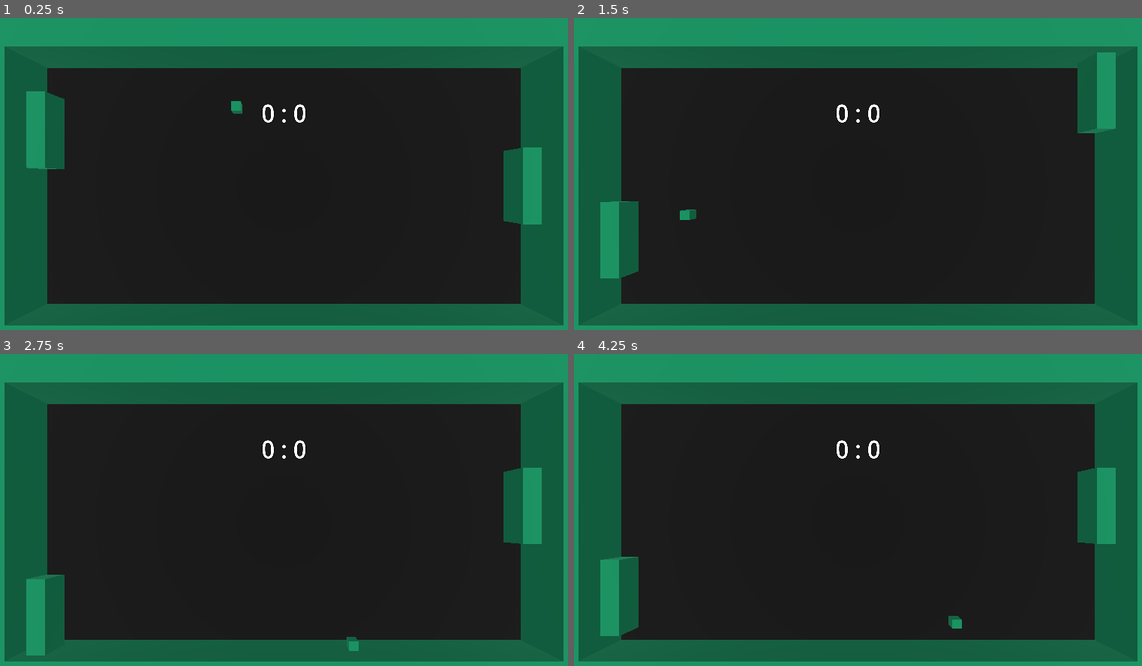
Above: before the commit, frames 1-4 (two rows, left to right).
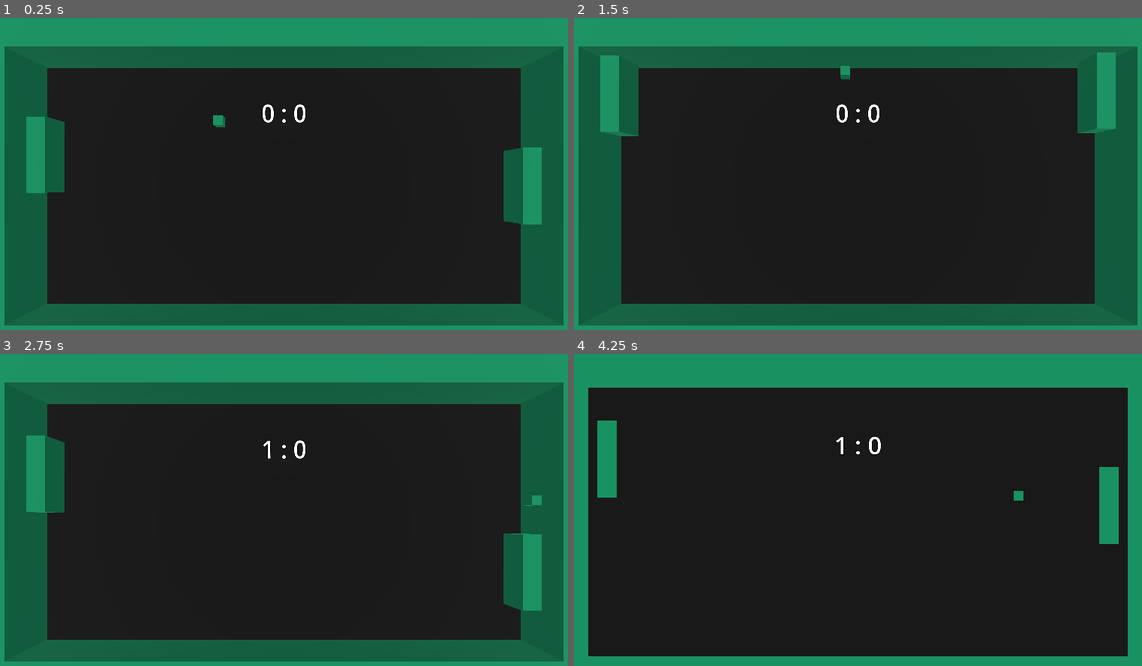
Above: after the commit, the same moments.

Repository: nathanieleh/pong
Game: Godot game, scene res://Scenes/game.tscn
Two runs of this game, one before a commit and one after it. Both use one fixed random seed, a clock stepped at 60 frames per second and the inputs below.
Inputs:
- Up to frame 1 (0.25 s): no input
- Up to frame 2 (1.5 s): hold Up (up) 0.53-1.28 s; hold Down (down) from 1.28 s (still down)
- Up to frame 3 (2.75 s): release Down (down) at 2.03 s; hold Up (up) from 2.03 s (still down)
- Up to frame 4 (4.25 s): release Up (up) at 3.53 s; hold Down (down) from 3.53 s (still down)

The runs differ from the first frame. In frame 1, 1.1% of the frame differs, in the area x 4-43%, y 23-57%; in frame 2, 3.2%; in frame 3, 5.7%; in frame 4, 26%, in the area x 0-100%, y 9-99%.

Commit message:
added bias when bouncing off paddle

Diff:
--- a/Scenes/game.tscn
+++ b/Scenes/game.tscn
@@ -33,7 +33,6 @@
 
 [node name="Opponent" parent="." instance=ExtResource("4_3dryh")]
 transform = Transform3D(1, 0, 0, 0, 1, 0, 0, 0, 1, -6.5, 0, 0)
-SPEED = 10.0
 
 [node name="Timer" type="Timer" parent="."]
 one_shot = true
--- a/Scripts/ball.gd
+++ b/Scripts/ball.gd
@@ -7,20 +7,24 @@
 
 func _on_ready() -> void:
 	randomize()
-	direction = Vector3(randf_range(-1, 1), 0, randf_range(-1, 1)).normalized()
+	direction = Vector3(randf_range(-1, 1), 0, randf_range(-0.6, 0.6)).normalized()
 	velocity = direction * speed
 
 func _physics_process(delta: float) -> void:
 	var collision = move_and_collide(velocity * delta)
 	if collision:
+		var final_direction = velocity.bounce(collision.get_normal()) # initial bounce
+		var final_length = velocity.length() # initial length
 		var collider = collision.get_collider()
 		if collider.is_class("CharacterBody3D"):
-			velocity *= impact_acceleration
-		velocity = velocity.bounce(collision.get_normal())
+			var bias = Vector3(0, 0, collider.position.z - position.z) # impact from paddle
+			final_direction += bias*10
+			final_length *= impact_acceleration
+		velocity = final_direction.normalized() * final_length
 	location.emit(position)
 
 func reset():
 	position = Vector3(0, 0, 0)
 	randomize()
-	direction = Vector3(randf_range(-1, 1), 0, randf_range(-1, 1)).normalized()
+	direction = Vector3(randf_range(-1, 1), 0, randf_range(-0.6, 0.6)).normalized()
 	velocity = direction * speed
--- a/Scripts/camera_3d.gd
+++ b/Scripts/camera_3d.gd
@@ -32,11 +32,9 @@
 	tween = create_tween()
 
 	# Animate FOV down and move camera up
-	print(str(start_zoom))
 	tween.tween_method(set_zoom_factor, start_zoom, end_zoom, transition_time)
 	tween.set_parallel(true)
 	tween.tween_property(self, "position", persp_to_ortho_height, transition_time)
-	print(str(end_zoom))
 
 # Switch from orthogonal → perspective
 func switch_to_perspective():
@@ -49,11 +47,9 @@
 	tween.kill()
 	tween = create_tween().set_ease(Tween.EASE_OUT_IN)
 
-	print(str(start_zoom))
 	tween.tween_method(set_zoom_factor, start_zoom, end_zoom, transition_time*0.25)
 	tween.set_parallel(true)
 	tween.tween_property(self, "position", ortho_to_persp_height, transition_time*0.25)
-	print(str(end_zoom))
 
 
 func toggle_perspective():
